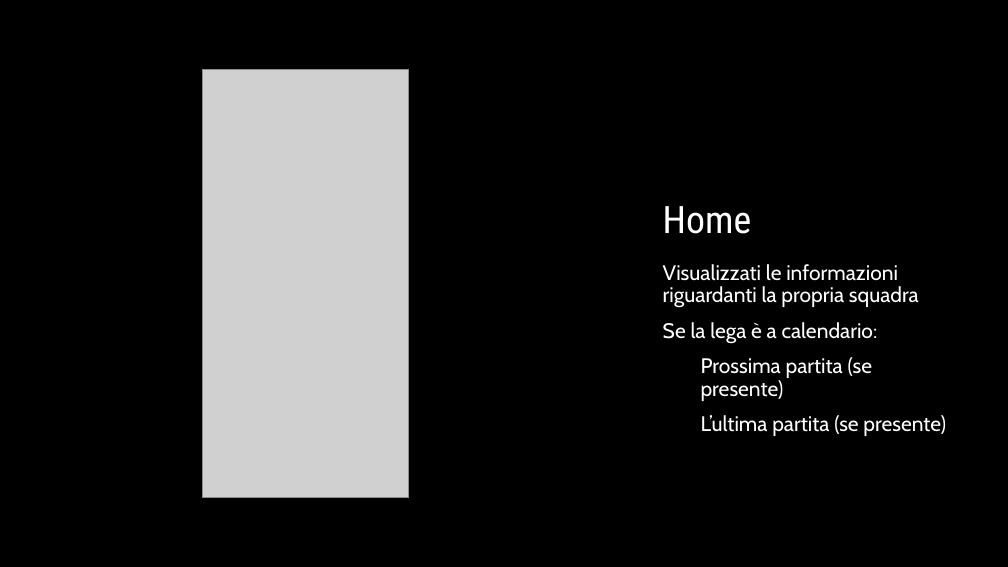
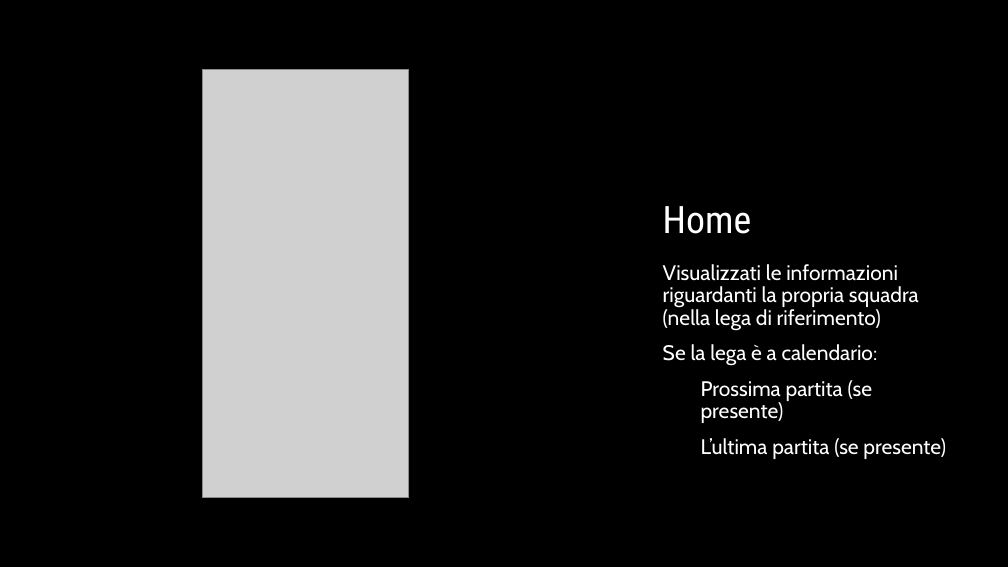
Before and after one commit to GiovanniMarchetto/Fantabasket, a slide deck: slide 17 of Fanta-basket.pptx (slide 13 before the commit). Drawn at 1008x567 pixels with LibreOffice and Linux fonts; fonts in the diff are those of the drawing; grey boxes stand for pictures; background and template pictures are left out. Boxes give left, top, right and bottom in pixels: in the first picture for what was removed or moved away, otherwise in the second. Text is boxed around its words. In the diff, an @@ line names an element or a change of style, - is before the commit and + after.

```diff
--- a/Fanta-basket.pptx
+++ b/Fanta-basket.pptx
@@ text at (x1=663, y1=264, x2=919, y2=331): text changed @@
-Visualizzati le informazioni riguardanti la propria squadra
+Visualizzati le informazioni riguardanti la propria squadra (nella lega di riferimento)
```
Also in this commit, not shown: 3 other slides changed, 14 slides added, 8 other files.
